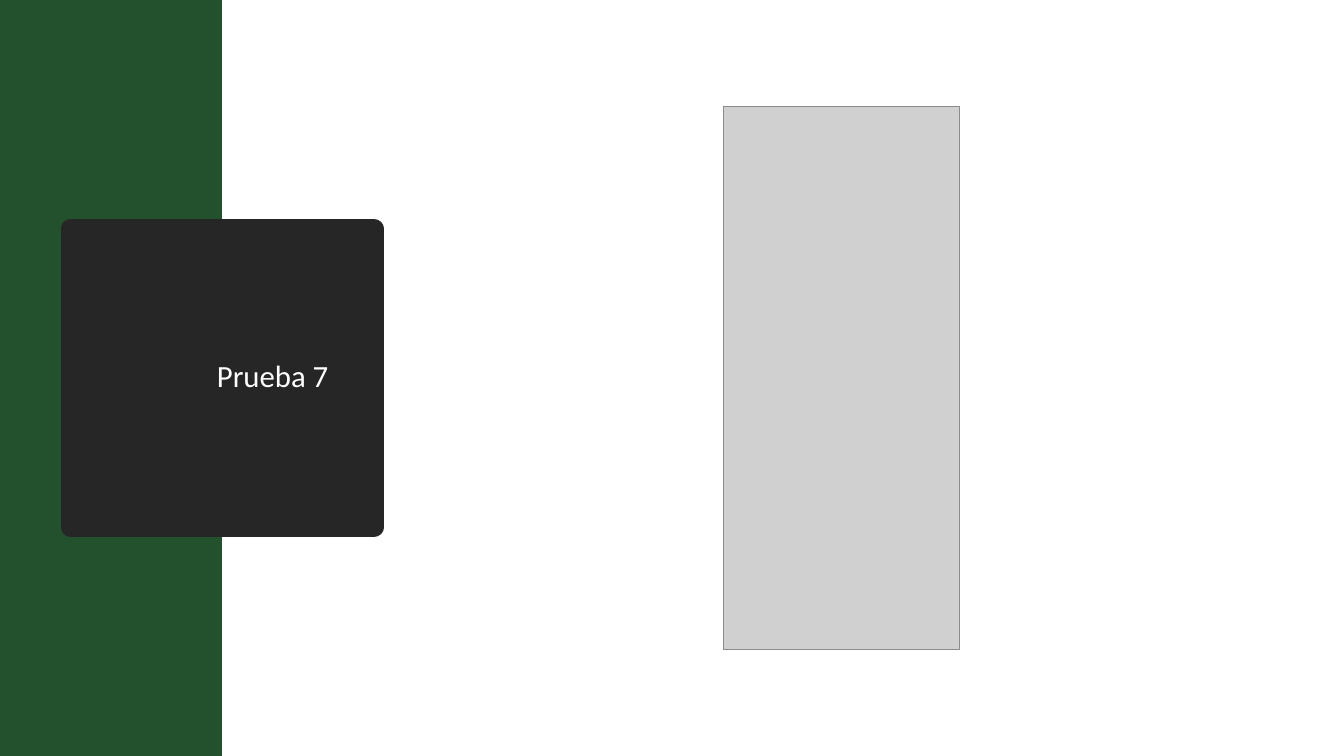
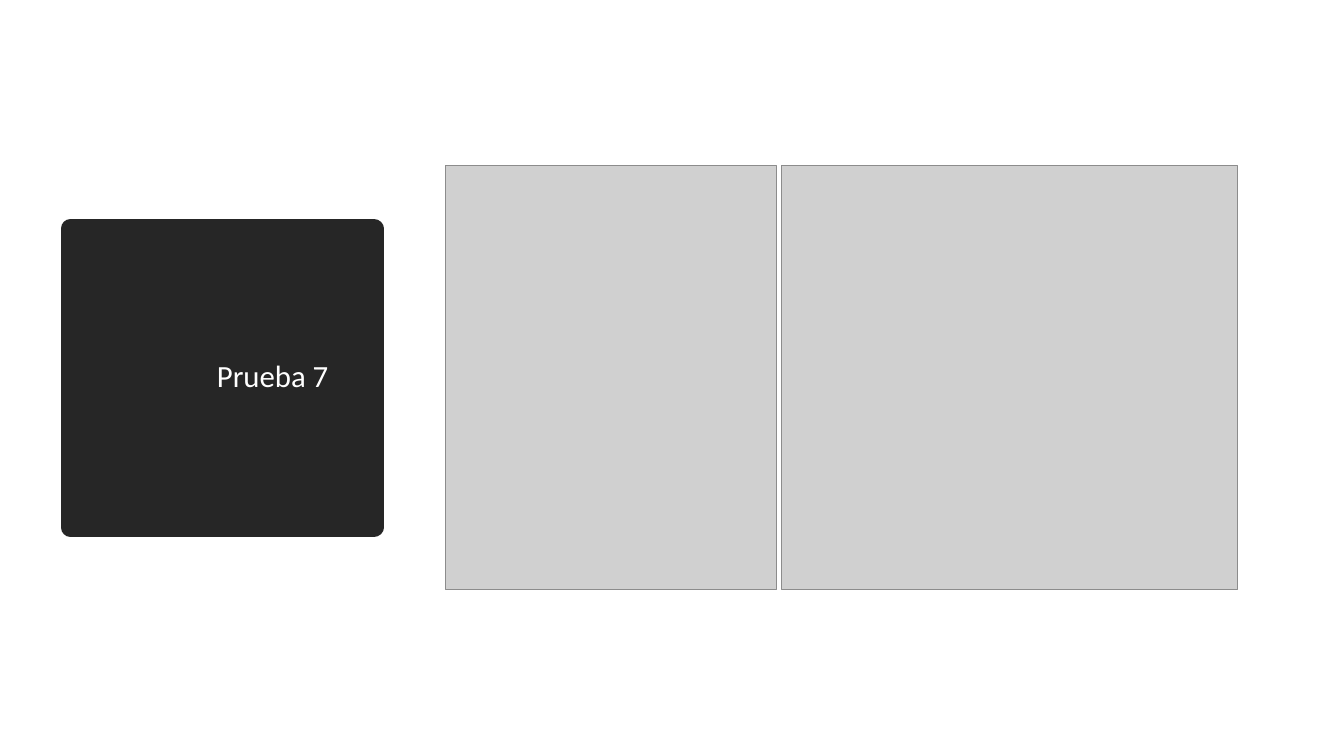
Before and after one commit to jcontrolresearch/DataStructure, a slide deck: slide 8 of Tasks/Uziel_Lopez/One_pager_ListaUA.pptx. Drawn at 1344x756 pixels with LibreOffice and Linux fonts; fonts in the diff are those of the drawing; grey boxes stand for pictures. Boxes give left, top, right and bottom in pixels: in the first picture for what was removed or moved away, otherwise in the second. Text is boxed around its words. In the diff, an @@ line names an element or a change of style, - is before the commit and + after.

```diff
--- a/Tasks/Uziel_Lopez/One_pager_ListaUA.pptx
+++ b/Tasks/Uziel_Lopez/One_pager_ListaUA.pptx
@@ rectangle removed at (0, 0, 222, 756) @@
@@ picture removed at (723, 106, 960, 649) @@
@@ picture added at (446, 166, 777, 590) @@
@@ picture added at (782, 166, 1238, 590) @@
```
Also in this commit, not shown: 2 other slides changed.
